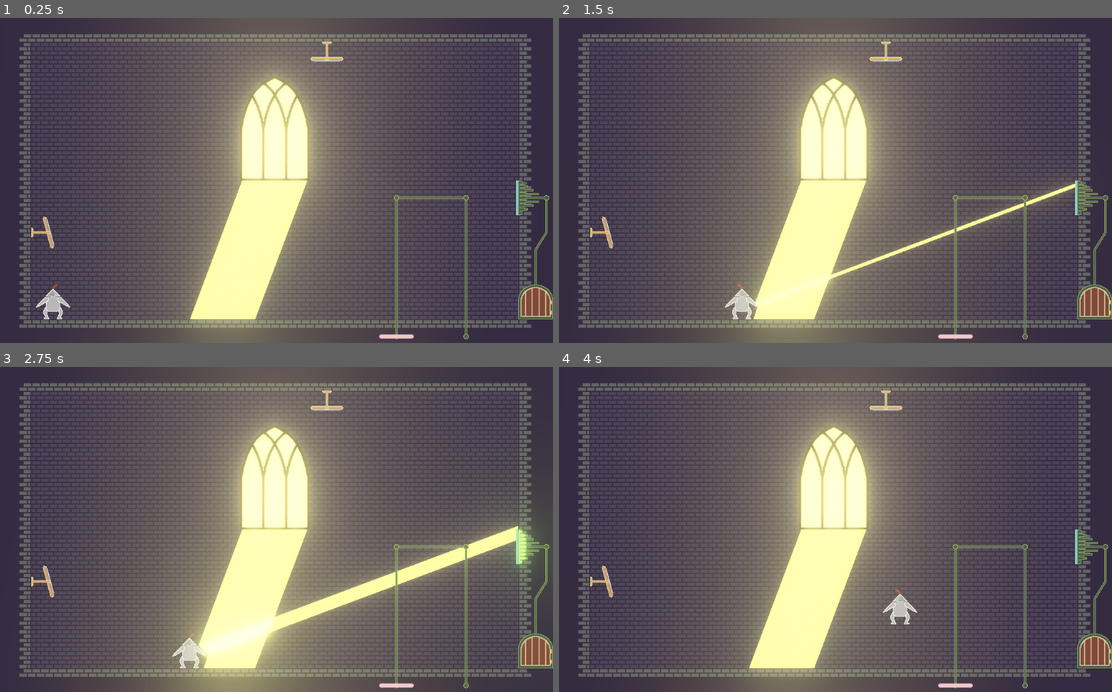
Above: before the commit, frames 1-4 (two rows, left to right).
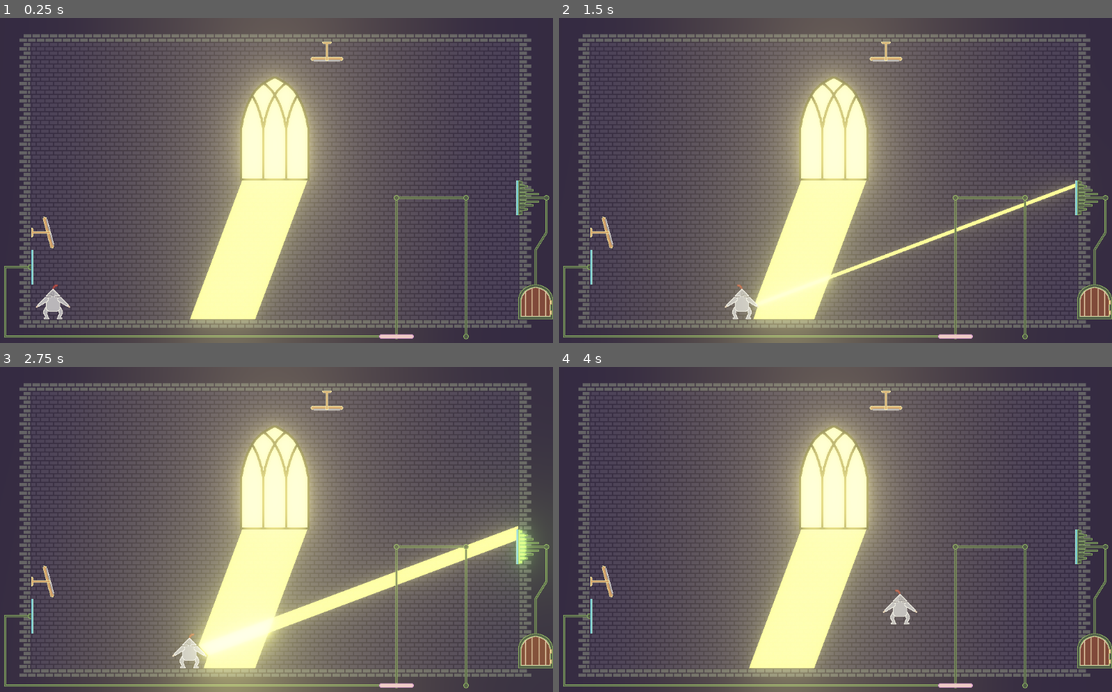
Above: after the commit, the same moments.

Repository: marc-jones/game-off-2022
Game: Godot game, scene res://nodes/PlayState.tscn
Same seed, same stepped clock (60 frames per second), same inputs: the game is played once before the commit and once after it.
Inputs:
- Up to frame 1 (0.25 s): no input
- Up to frame 2 (1.5 s): tap Enter at 0.5 s; hold Right (move_right) from 0.53 s (still down); tap Down (crouch) at 0.6, 1.35 s; tap Space (jump) at 0.77 s
- Up to frame 3 (2.75 s): tap Space (jump) at 1.52 s; release Right (move_right) at 2.03 s; hold Left (move_left) from 2.03 s (still down); tap Down (crouch) at 2.1 s
- Up to frame 4 (4 s): release Left (move_left) at 2.78 s; hold Right (move_right) from 2.78 s (still down); tap Down (crouch) at 2.85, 3.6 s; tap Space (jump) at 3.02, 3.77 s

The runs differ from the first frame. In frame 1, 0.6% of the frame differs, in the area x 0-69%, y 71-99%; in frame 2, 0.6%; in frame 3, 0.6%; in frame 4, 0.6%.

Commit message:
Instant light switch and wiring

Diff:
--- /dev/null
+++ b/nodes/InstantLightSwitch.tscn
@@ -0,0 +1,28 @@
+[gd_scene load_steps=6 format=2]
+
+[ext_resource path="res://scripts/InstantLightSwitch.gd" type="Script" id=1]
+[ext_resource path="res://assets/instant_light_switch/base.png" type="Texture" id=2]
+[ext_resource path="res://assets/instant_light_switch/bulb.png" type="Texture" id=3]
+[ext_resource path="res://scripts/LightSwitchGlass.gd" type="Script" id=4]
+
+[sub_resource type="RectangleShape2D" id=26]
+extents = Vector2( 2, 32 )
+
+[node name="InstantLightSwitch" type="Node2D"]
+script = ExtResource( 1 )
+
+[node name="Base" type="Sprite" parent="."]
+texture = ExtResource( 2 )
+
+[node name="Bulb" type="Sprite" parent="."]
+visible = false
+position = Vector2( 2.5, 0 )
+texture = ExtResource( 3 )
+
+[node name="Area2D" type="Area2D" parent="."]
+collision_layer = 2
+collision_mask = 2
+script = ExtResource( 4 )
+
+[node name="CollisionShape2D" type="CollisionShape2D" parent="Area2D"]
+shape = SubResource( 26 )
--- a/nodes/PlayState.tscn
+++ b/nodes/PlayState.tscn
@@ -11,6 +11,7 @@
 [ext_resource path="res://nodes/Wiring.tscn" type="PackedScene" id=9]
 [ext_resource path="res://nodes/PlatformTrack.tscn" type="PackedScene" id=10]
 [ext_resource path="res://nodes/Platform.tscn" type="PackedScene" id=11]
+[ext_resource path="res://nodes/InstantLightSwitch.tscn" type="PackedScene" id=12]
 
 [sub_resource type="Environment" id=2]
 background_mode = 4
@@ -91,9 +92,18 @@
 position = Vector2( 960, 332 )
 target = NodePath("../Wiring")
 
+[node name="Wiring2" parent="LevelObjects" instance=ExtResource( 9 )]
+points = PoolVector2Array( 64, 460, 16, 460, 16, 588, 736, 588 )
+target = NodePath("../PlatformTrack")
+instant = true
+
+[node name="InstantLightSwitch" parent="LevelObjects" instance=ExtResource( 12 )]
+position = Vector2( 64, 460 )
+rotation = -3.14159
+target = NodePath("../Wiring2")
+
 [node name="PlatformTrack" parent="LevelObjects" instance=ExtResource( 10 )]
 points = PoolVector2Array( 736, 588, 736, 332, 864, 332, 864, 588 )
-default_color = Color( 0.541176, 0.690196, 0.376471, 1 )
 platform_path = NodePath("../Platform")
 
 [node name="Platform" parent="LevelObjects" instance=ExtResource( 11 )]
--- /dev/null
+++ b/scripts/InstantLightSwitch.gd
@@ -0,0 +1,22 @@
+extends Node2D
+
+var total = 0.0
+var active = false
+
+export (NodePath) var target
+
+func detect_light(delta):
+	total = total + delta
+
+func _process(delta):
+	if total == 0.0 and active:
+		active = false
+		$Bulb.hide()
+		get_node(target).deactivate()
+	elif total > 0.0 and not active:
+		total = 0.0
+		active = true
+		$Bulb.show()
+		get_node(target).activate()
+	else:
+		total = 0.0
--- a/scripts/PlatformTrack.gd
+++ b/scripts/PlatformTrack.gd
@@ -43,6 +43,12 @@
 	$OnlineFill.show()
 	for node in online_nodes:
 		node.show()
+
+func deactivate():
+	active = false
+	$OnlineFill.hide()
+	for node in online_nodes:
+		node.hide()
 
 func _physics_process(delta):
 	if not Engine.editor_hint:
--- a/scripts/Wiring.gd
+++ b/scripts/Wiring.gd
@@ -26,6 +26,12 @@
 	create_online_fill()
 	if instant and not target == null:
 		get_node(target).activate()
+
+func deactivate():
+	active = false
+	remove_online_fill()
+	if instant and not target == null:
+		get_node(target).deactivate()
 
 func _process(delta):
 	if active and not instant:
@@ -66,3 +72,8 @@
 	line.set_modulate(Color(1.0, 1.5, 1.0))
 	add_child(line)
 	next_idx = 1
+
+func remove_online_fill():
+	var node = get_node("OnlineFill")
+	remove_child(node)
+	node.queue_free()
Binary file added: assets/instant_light_switch/base.png
Not shown, added: assets/instant_light_switch/base.png.import
Binary file added: assets/instant_light_switch/bulb.png
Not shown, added: assets/instant_light_switch/bulb.png.import
Not shown: 1 places in nodes/PlayState.tscn that only renumber resources
